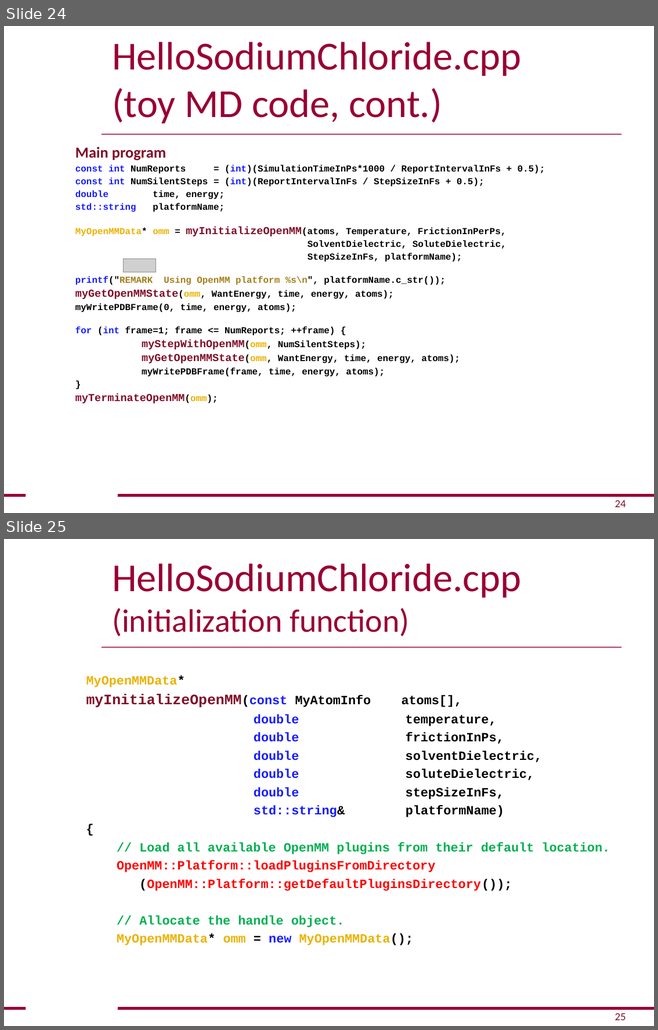
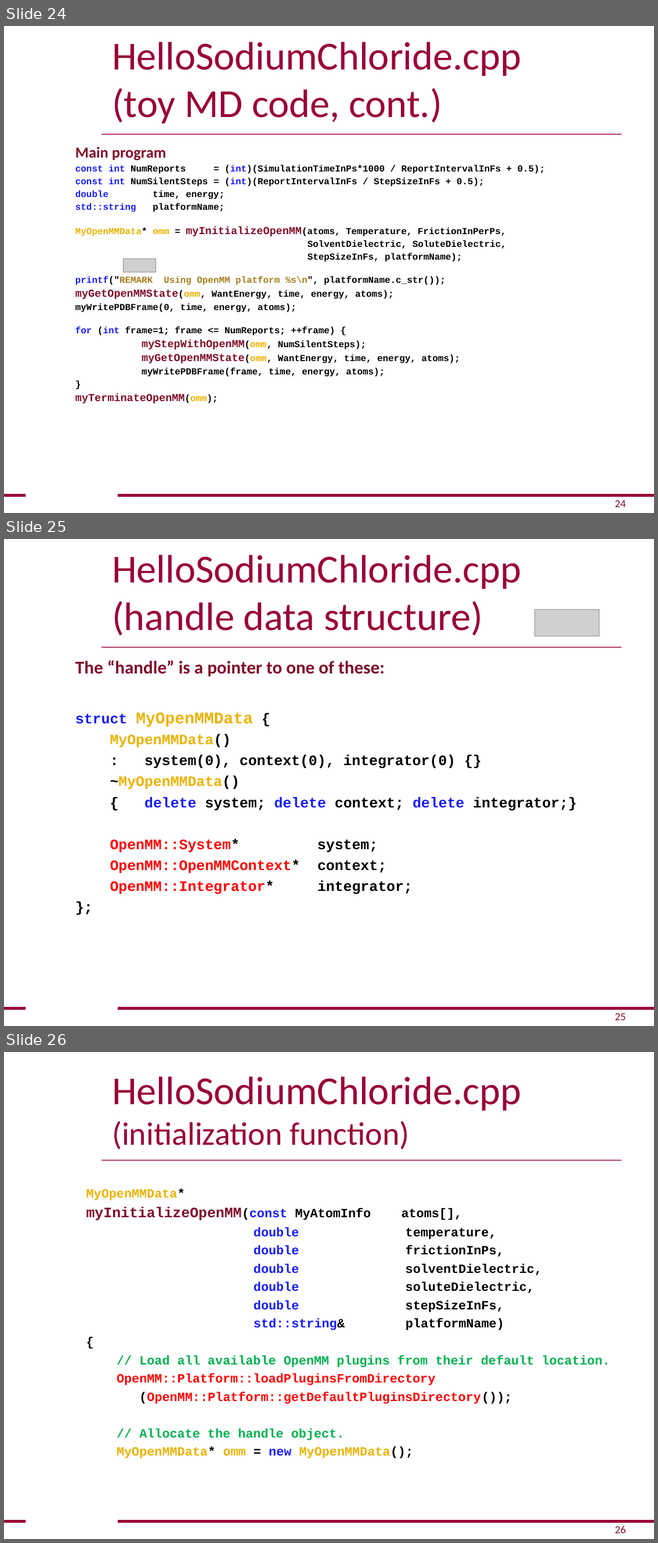
Before and after one commit to openmm/openmm, a slide deck: examples/HelloOpenMM.ppt. Shown one above the other, each under a label of ours: slides 24 and 25 before the commit, slides 24, 25 and 26 after it. The pictures are 658x1030 and 658x1543 pixels, drawn with LibreOffice and Linux fonts; fonts in the diff are those of the drawing; grey boxes stand for pictures; background and template pictures are left out. Boxes give left, top, right and bottom in pixels: in the first picture for what was removed or moved away, otherwise in the second. Text is boxed around its words. In the diff, an @@ line names an element or a change of style, - is before the commit and + after.

```diff
--- a/examples/HelloOpenMM.ppt
+++ b/examples/HelloOpenMM.ppt
@@ slide 25 added at bbox=[4, 539, 654, 1026], background #FFFFFF; not listed: 5 template elements that a slide beside it also shows @@
@@ title added at bbox=[112, 555, 521, 636], 44 pt, text #990033 @@
+HelloSodiumChloride.cpp
+(handle data structure)
@@ picture added at bbox=[535, 609, 599, 636] @@
@@ text added at bbox=[75, 660, 576, 895], 16 pt, text #000000, bold @@
+The “handle” is a pointer to one of these:
+struct MyOpenMMData {
+MyOpenMMData()
+: system(0), context(0), integrator(0) {}
+~MyOpenMMData()
+{ delete system; delete context; delete integrator;}
+OpenMM::System* system;
+OpenMM::OpenMMContext* context;
+OpenMM::Integrator* integrator;
+};
@@ page number added at bbox=[615, 1013, 626, 1020], 12 pt, text #7F0D28 @@
+25
@@ what was slide 25 is now slide 26 @@
@@ page number at bbox=[615, 1526, 626, 1533]: text changed @@
-25
+26
```
Also in this commit, not shown: 9 slides changed, 5 other slides added, 2 slides removed.
